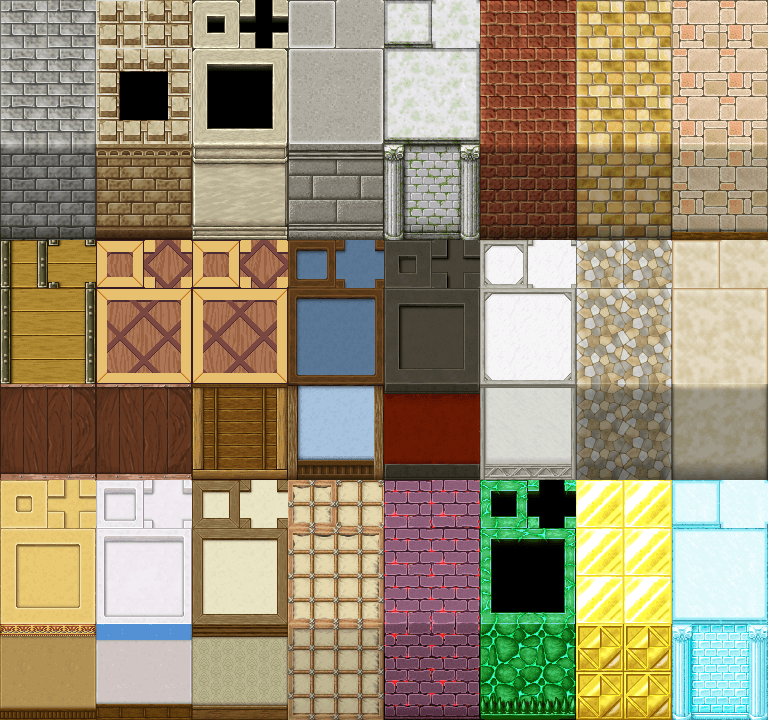
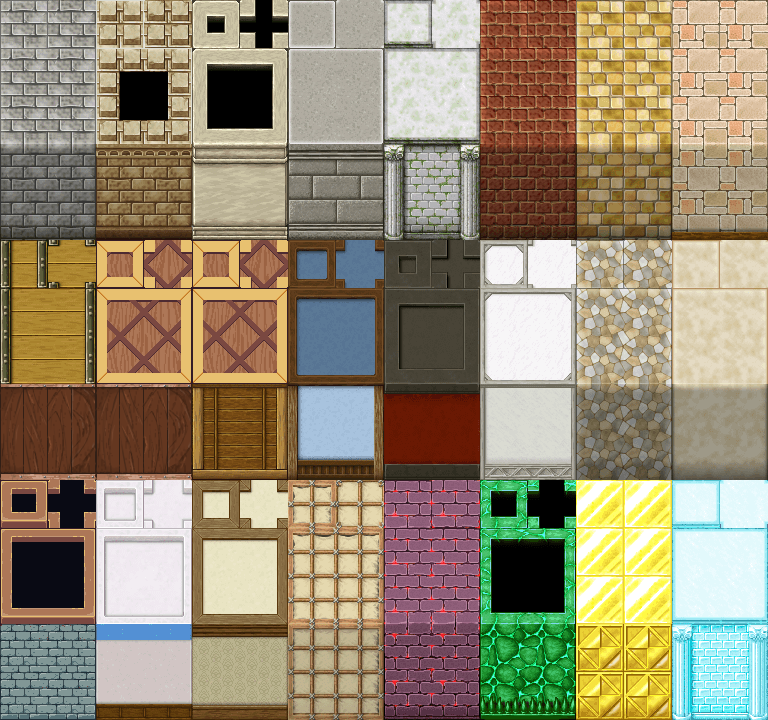
Layers edited between the first and the second 768 × 720 image:
added layer "Brick wall" above "MZEZ_Dungeon_A4" over 0, 480, 96, 720